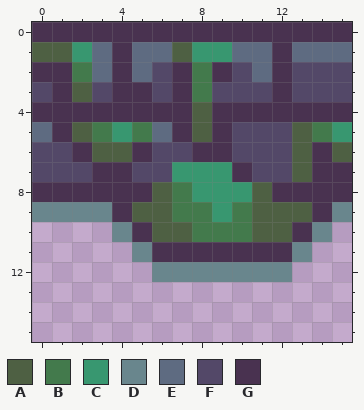
Two versions of one pixel-art sprite, android/assets/sprites_split/biome-0-wall B 03.png. Above: the version before the commit.
The file is 16x16 pixels.
Palette (. is transparent): A #4e6043  B #437a4c  C #389770  D #69868d  E #5e6b81  F #534868  G #493250
Pixels before, first column x 0:
 0 GGGGGGGGGGGGGGGG
 1 AACEGEEACCEEGEEE
 2 GGBEGEFGBGFEGFFF
 3 FGAFGGFGBFFFGFFF
 4 GGGGGGGGAGGGGGGG
 5 EGABCBEGAGFFFABC
 6 FFGAAGFFGGFFFAGA
 7 FFFGGFFCCCGFFAGG
 8 GGGGGGABCCCAGGGG
 9 DDDDGAABBCBAAAGD
10 ....DGAABBBAAGD.
11 .....DGGGGGGGD..
12 ......DDDDDDD...
And afterwards:
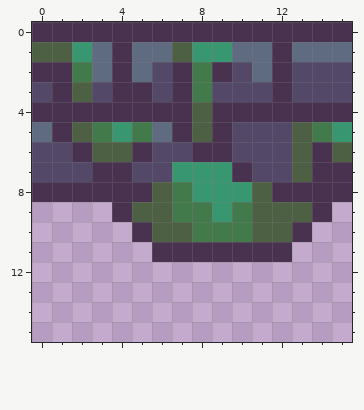
Message: Removed white line from the walls
The exact change:
y 9: x 0..3 DDDD -> ....; x 15 D -> .
y 10: x 4 D -> .; x 14 D -> .
y 11: x 5 D -> .; x 13 D -> .
y 12: x 6..12 DDDDDDD -> .......
